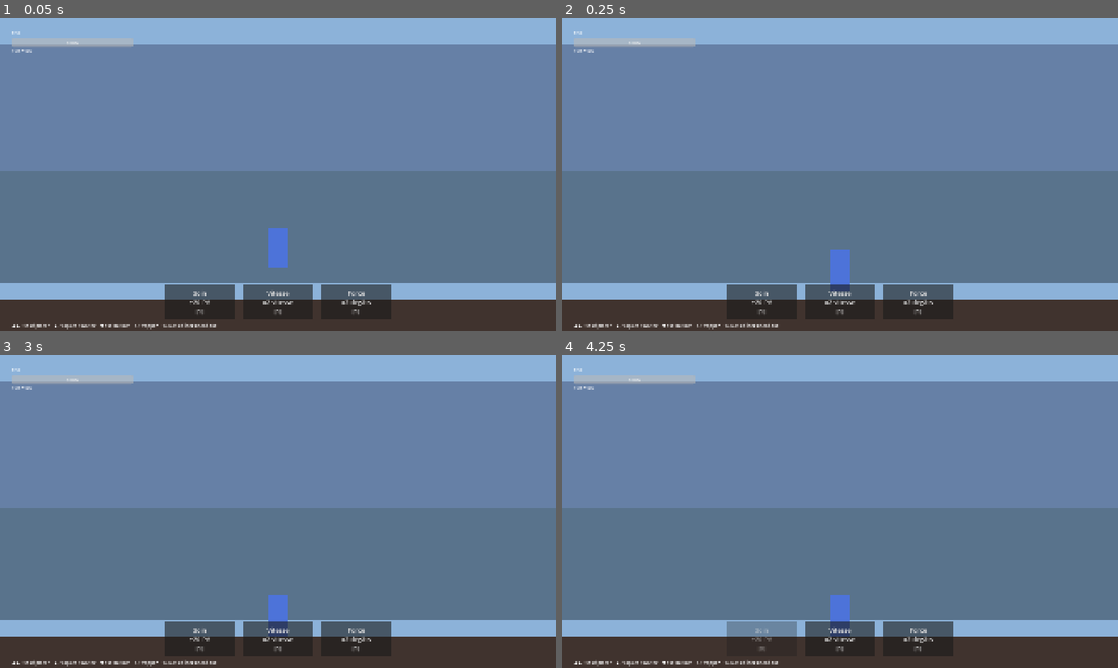
Above: before the commit, frames 1-4 (two rows, left to right).
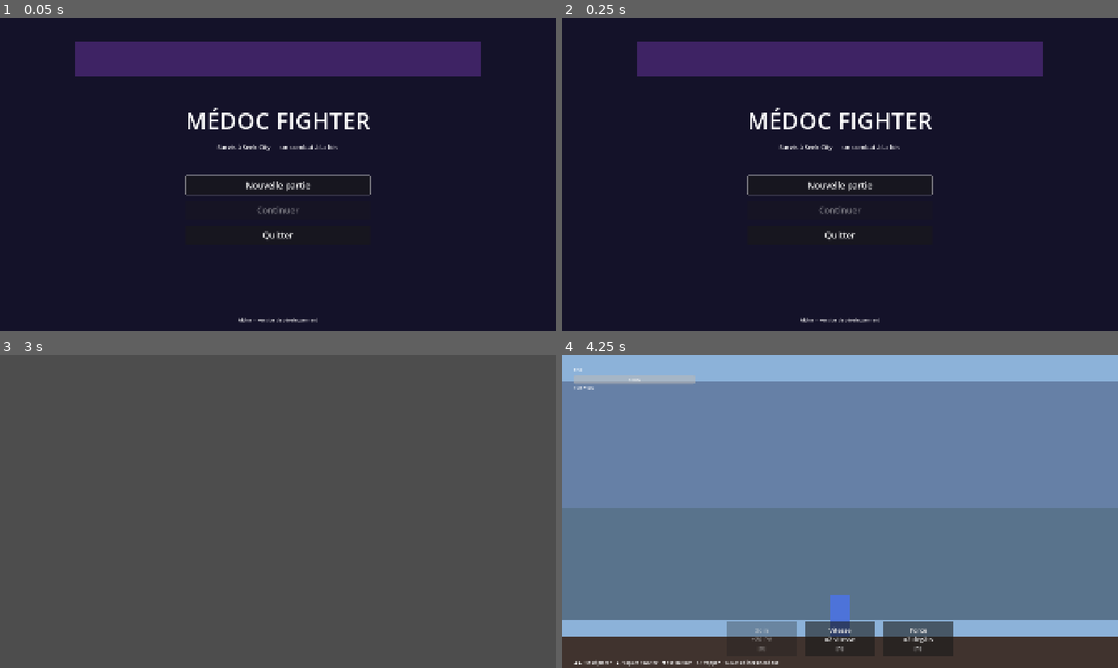
Above: after the commit, the same moments.

Repository: EstebanFlores27/MedocFighterV2
Game: Godot game, scene res://scenes/main_menu.tscn
The game is run twice, just before and just after one commit, with the same random seed, the same clock (stepped at 60 frames per second) and the same inputs. Before the commit the project starts from res://scenes/main.tscn.
Inputs (mouse positions are in pixels of both pictures, inside the frame that each line leads up to):
- Up to frame 1 (0.05 s): no input
- Up to frame 2 (0.25 s): no input
- Up to frame 3 (3 s): click (278, 520) at 0.5 s, where only the run after the commit has a clickable "Nouvelle partie"; click (33, 370) at 1.25 s, where only the run after the commit has a clickable "← Menu"; click (278, 520) at 2 s, where only the run after the commit has a clickable "Nouvelle partie"; click (211, 486) at 2.75 s, where only the run after the commit has a clickable "Entrer"
- Up to frame 4 (4.25 s): click "Soin +20 PV [1]" at 3.5 s

The runs differ from the first frame. In frame 1, 98% of the frame differs, in the area x 0-100%, y 0-100%; in frame 2, 98%; in frame 3, 100%; in frame 4, nothing differs.

Commit message:
M5: main menu, city map, and end-to-end navigation
Adds the shell around the playable level. New entry point is
main_menu.tscn (Nouvelle partie / Continuer / Quitter; Continue stays
disabled until M7 adds save). Nouvelle partie resets GameState
progress and goes to the city map.

City map shows all 4 districts as cards with status (Disponible /
Verrouillé / Libéré). Districts unlock progressively when the previous
one clears (is_district_unlocked / is_district_cleared helpers).
Clicking an available district plays a brief scale tween on the card,
then loads the level scene.

Inside the level, the QUARTIER LIBÉRÉ panel's Continuer now returns
the player to the city map, completing the loop:
menu → map → level → cleared → map.

Removes the obsolete scenes/main.tscn placeholder.

Co-Authored-By: Claude Opus 4.7 <noreply@anthropic.com>

Diff:
--- a/project.godot
+++ b/project.godot
@@ -11,7 +11,7 @@
 [application]
 
 config/name="MedocFighter"
-run/main_scene="res://scenes/main.tscn"
+run/main_scene="res://scenes/main_menu.tscn"
 config/features=PackedStringArray("4.6", "Mobile")
 config/icon="res://icon.svg"
 
--- /dev/null
+++ b/scenes/city_map.tscn
@@ -0,0 +1,211 @@
+[gd_scene load_steps=2 format=3]
+
+[ext_resource type="Script" path="res://scripts/city_map.gd" id="1_map"]
+
+[node name="CityMap" type="Control"]
+layout_mode = 3
+anchors_preset = 15
+anchor_right = 1.0
+anchor_bottom = 1.0
+script = ExtResource("1_map")
+
+[node name="Background" type="ColorRect" parent="."]
+layout_mode = 1
+anchors_preset = 15
+anchor_right = 1.0
+anchor_bottom = 1.0
+color = Color(0.12, 0.14, 0.18, 1)
+
+[node name="TopBar" type="HBoxContainer" parent="."]
+layout_mode = 0
+offset_left = 30.0
+offset_top = 20.0
+offset_right = 1500.0
+offset_bottom = 80.0
+theme_override_constants/separation = 30
+
+[node name="BackBtn" type="Button" parent="TopBar"]
+layout_mode = 2
+custom_minimum_size = Vector2(160, 50)
+theme_override_font_sizes/font_size = 20
+text = "← Menu"
+
+[node name="Title" type="Label" parent="TopBar"]
+layout_mode = 2
+size_flags_horizontal = 3
+size_flags_vertical = 1
+theme_override_font_sizes/font_size = 40
+horizontal_alignment = 1
+vertical_alignment = 1
+text = "SEEK CITY"
+
+[node name="TopBarSpacer" type="Control" parent="TopBar"]
+layout_mode = 2
+custom_minimum_size = Vector2(160, 0)
+
+[node name="CenterContainer" type="CenterContainer" parent="."]
+layout_mode = 1
+anchors_preset = 15
+anchor_right = 1.0
+anchor_bottom = 1.0
+offset_top = 100.0
+offset_bottom = -80.0
+
+[node name="Grid" type="GridContainer" parent="CenterContainer"]
+layout_mode = 2
+columns = 2
+theme_override_constants/h_separation = 28
+theme_override_constants/v_separation = 28
+
+[node name="D1Card" type="PanelContainer" parent="CenterContainer/Grid"]
+custom_minimum_size = Vector2(440, 220)
+layout_mode = 2
+pivot_offset = Vector2(220, 110)
+
+[node name="VBox" type="VBoxContainer" parent="CenterContainer/Grid/D1Card"]
+layout_mode = 2
+theme_override_constants/separation = 8
+
+[node name="Name" type="Label" parent="CenterContainer/Grid/D1Card/VBox"]
+layout_mode = 2
+theme_override_font_sizes/font_size = 28
+horizontal_alignment = 1
+text = "1. Place centrale"
+
+[node name="Description" type="Label" parent="CenterContainer/Grid/D1Card/VBox"]
+layout_mode = 2
+theme_override_font_sizes/font_size = 16
+horizontal_alignment = 1
+text = "Cortexia • Epidermos"
+
+[node name="Status" type="Label" parent="CenterContainer/Grid/D1Card/VBox"]
+layout_mode = 2
+theme_override_font_sizes/font_size = 16
+horizontal_alignment = 1
+text = "Disponible"
+
+[node name="EnterBtn" type="Button" parent="CenterContainer/Grid/D1Card/VBox"]
+layout_mode = 2
+custom_minimum_size = Vector2(0, 50)
+theme_override_font_sizes/font_size = 22
+text = "Entrer"
+
+[node name="D2Card" type="PanelContainer" parent="CenterContainer/Grid"]
+custom_minimum_size = Vector2(440, 220)
+layout_mode = 2
+pivot_offset = Vector2(220, 110)
+modulate = Color(1, 1, 1, 0.7)
+
+[node name="VBox" type="VBoxContainer" parent="CenterContainer/Grid/D2Card"]
+layout_mode = 2
+theme_override_constants/separation = 8
+
+[node name="Name" type="Label" parent="CenterContainer/Grid/D2Card/VBox"]
+layout_mode = 2
+theme_override_font_sizes/font_size = 28
+horizontal_alignment = 1
+text = "2. Centre commercial"
+
+[node name="Description" type="Label" parent="CenterContainer/Grid/D2Card/VBox"]
+layout_mode = 2
+theme_override_font_sizes/font_size = 16
+horizontal_alignment = 1
+text = "Pancréok • Hépatox • Gastrix • Nefronix"
+
+[node name="Status" type="Label" parent="CenterContainer/Grid/D2Card/VBox"]
+layout_mode = 2
+theme_override_font_sizes/font_size = 16
+horizontal_alignment = 1
+text = "Verrouillé"
+
+[node name="EnterBtn" type="Button" parent="CenterContainer/Grid/D2Card/VBox"]
+layout_mode = 2
+custom_minimum_size = Vector2(0, 50)
+theme_override_font_sizes/font_size = 22
+disabled = true
+text = "Verrouillé"
+
+[node name="D3Card" type="PanelContainer" parent="CenterContainer/Grid"]
+custom_minimum_size = Vector2(440, 220)
+layout_mode = 2
+pivot_offset = Vector2(220, 110)
+modulate = Color(1, 1, 1, 0.7)
+
+[node name="VBox" type="VBoxContainer" parent="CenterContainer/Grid/D3Card"]
+layout_mode = 2
+theme_override_constants/separation = 8
+
+[node name="Name" type="Label" parent="CenterContainer/Grid/D3Card/VBox"]
+layout_mode = 2
+theme_override_font_sizes/font_size = 28
+horizontal_alignment = 1
+text = "3. Parc"
+
+[node name="Description" type="Label" parent="CenterContainer/Grid/D3Card/VBox"]
+layout_mode = 2
+theme_override_font_sizes/font_size = 16
+horizontal_alignment = 1
+text = "Kardiox • Pulmos • Ostéox • Articulix"
+
+[node name="Status" type="Label" parent="CenterContainer/Grid/D3Card/VBox"]
+layout_mode = 2
+theme_override_font_sizes/font_size = 16
+horizontal_alignment = 1
+text = "Verrouillé"
+
+[node name="EnterBtn" type="Button" parent="CenterContainer/Grid/D3Card/VBox"]
+layout_mode = 2
+custom_minimum_size = Vector2(0, 50)
+theme_override_font_sizes/font_size = 22
+disabled = true
+text = "Verrouillé"
+
+[node name="D4Card" type="PanelContainer" parent="CenterContainer/Grid"]
+custom_minimum_size = Vector2(440, 220)
+layout_mode = 2
+pivot_offset = Vector2(220, 110)
+modulate = Color(1, 1, 1, 0.7)
+
+[node name="VBox" type="VBoxContainer" parent="CenterContainer/Grid/D4Card"]
+layout_mode = 2
+theme_override_constants/separation = 8
+
+[node name="Name" type="Label" parent="CenterContainer/Grid/D4Card/VBox"]
+layout_mode = 2
+theme_override_font_sizes/font_size = 28
+horizontal_alignment = 1
+text = "4. Hôpital"
+
+[node name="Description" type="Label" parent="CenterContainer/Grid/D4Card/VBox"]
+layout_mode = 2
+theme_override_font_sizes/font_size = 16
+horizontal_alignment = 1
+text = "Boss final"
+
+[node name="Status" type="Label" parent="CenterContainer/Grid/D4Card/VBox"]
+layout_mode = 2
+theme_override_font_sizes/font_size = 16
+horizontal_alignment = 1
+text = "Verrouillé"
+
+[node name="EnterBtn" type="Button" parent="CenterContainer/Grid/D4Card/VBox"]
+layout_mode = 2
+custom_minimum_size = Vector2(0, 50)
+theme_override_font_sizes/font_size = 22
+disabled = true
+text = "Verrouillé"
+
+[node name="HelpText" type="Label" parent="."]
+layout_mode = 1
+anchors_preset = 7
+anchor_left = 0.5
+anchor_top = 1.0
+anchor_right = 0.5
+anchor_bottom = 1.0
+offset_left = -400.0
+offset_top = -50.0
+offset_right = 400.0
+offset_bottom = -20.0
+theme_override_font_sizes/font_size = 16
+horizontal_alignment = 1
+text = "Choisis un quartier disponible pour entrer."
--- a/scenes/main.tscn
+++ /dev/null
@@ -1,7 +0,0 @@
-[gd_scene load_steps=2 format=3]
-
-[ext_resource type="PackedScene" path="res://scenes/level.tscn" id="1_level"]
-
-[node name="Main" type="Node"]
-
-[node name="Level" parent="." instance=ExtResource("1_level")]
--- /dev/null
+++ b/scenes/main_menu.tscn
@@ -0,0 +1,91 @@
+[gd_scene load_steps=2 format=3]
+
+[ext_resource type="Script" path="res://scripts/main_menu.gd" id="1_menu"]
+
+[node name="MainMenu" type="Control"]
+layout_mode = 3
+anchors_preset = 15
+anchor_right = 1.0
+anchor_bottom = 1.0
+script = ExtResource("1_menu")
+
+[node name="Background" type="ColorRect" parent="."]
+layout_mode = 1
+anchors_preset = 15
+anchor_right = 1.0
+anchor_bottom = 1.0
+color = Color(0.08, 0.07, 0.16, 1)
+
+[node name="DomeAccent" type="ColorRect" parent="."]
+layout_mode = 1
+anchors_preset = 7
+anchor_left = 0.5
+anchor_top = 0.0
+anchor_right = 0.5
+anchor_bottom = 0.0
+offset_left = -700.0
+offset_top = 80.0
+offset_right = 700.0
+offset_bottom = 200.0
+color = Color(0.35, 0.18, 0.55, 0.6)
+
+[node name="CenterContainer" type="CenterContainer" parent="."]
+layout_mode = 1
+anchors_preset = 15
+anchor_right = 1.0
+anchor_bottom = 1.0
+
+[node name="VBox" type="VBoxContainer" parent="CenterContainer"]
+custom_minimum_size = Vector2(560, 0)
+layout_mode = 2
+theme_override_constants/separation = 22
+
+[node name="Title" type="Label" parent="CenterContainer/VBox"]
+layout_mode = 2
+theme_override_font_sizes/font_size = 80
+horizontal_alignment = 1
+text = "MÉDOC FIGHTER"
+
+[node name="Subtitle" type="Label" parent="CenterContainer/VBox"]
+layout_mode = 2
+theme_override_font_sizes/font_size = 22
+horizontal_alignment = 1
+text = "Survis à Seek City — un combat à la fois"
+
+[node name="Spacer" type="Control" parent="CenterContainer/VBox"]
+custom_minimum_size = Vector2(0, 40)
+layout_mode = 2
+
+[node name="NewGameBtn" type="Button" parent="CenterContainer/VBox"]
+custom_minimum_size = Vector2(440, 64)
+layout_mode = 2
+theme_override_font_sizes/font_size = 30
+text = "Nouvelle partie"
+
+[node name="ContinueBtn" type="Button" parent="CenterContainer/VBox"]
+custom_minimum_size = Vector2(440, 64)
+layout_mode = 2
+theme_override_font_sizes/font_size = 30
+disabled = true
+text = "Continuer"
+
+[node name="QuitBtn" type="Button" parent="CenterContainer/VBox"]
+custom_minimum_size = Vector2(440, 64)
+layout_mode = 2
+theme_override_font_sizes/font_size = 30
+text = "Quitter"
+
+[node name="Footer" type="Label" parent="."]
+layout_mode = 1
+anchors_preset = 7
+anchor_left = 0.5
+anchor_top = 1.0
+anchor_right = 0.5
+anchor_bottom = 1.0
+offset_left = -300.0
+offset_top = -50.0
+offset_right = 300.0
+offset_bottom = -20.0
+theme_override_font_sizes/font_size = 16
+horizontal_alignment = 1
+text = "Alpha — version de développement"
--- a/scripts/autoload/game_state.gd
+++ b/scripts/autoload/game_state.gd
@@ -33,3 +33,18 @@
 	var target := int(DISTRICT_CHRONIK_COUNT.get(district, 9999))
 	if int(defeated_per_district[district]) >= target:
 		district_cleared.emit(district)
+
+func reset_progress() -> void:
+	current_district = 1
+	defeated_chroniks.clear()
+	defeated_per_district = {1: 0, 2: 0, 3: 0, 4: 0}
+	has_adrenaline = false
+
+func is_district_cleared(d: int) -> bool:
+	var target := int(DISTRICT_CHRONIK_COUNT.get(d, 9999))
+	return int(defeated_per_district.get(d, 0)) >= target
+
+func is_district_unlocked(d: int) -> bool:
+	if d == 1:
+		return true
+	return is_district_cleared(d - 1)
--- /dev/null
+++ b/scripts/city_map.gd
@@ -0,0 +1,65 @@
+extends Control
+
+const DISTRICT_NAMES := {
+	1: "1. Place centrale",
+	2: "2. Centre commercial",
+	3: "3. Parc",
+	4: "4. Hôpital",
+}
+const DISTRICT_DESC := {
+	1: "Cortexia • Epidermos",
+	2: "Pancréok • Hépatox • Gastrix • Nefronix",
+	3: "Kardiox • Pulmos • Ostéox • Articulix",
+	4: "Boss final",
+}
+
+@onready var back_btn: Button = $TopBar/BackBtn
+@onready var cards := {
+	1: $CenterContainer/Grid/D1Card,
+	2: $CenterContainer/Grid/D2Card,
+	3: $CenterContainer/Grid/D3Card,
+	4: $CenterContainer/Grid/D4Card,
+}
+
+func _ready() -> void:
+	back_btn.pressed.connect(_on_back)
+	for d in cards.keys():
+		var card: PanelContainer = cards[d]
+		var name_lbl: Label = card.get_node("VBox/Name")
+		var desc_lbl: Label = card.get_node("VBox/Description")
+		var status_lbl: Label = card.get_node("VBox/Status")
+		var enter_btn: Button = card.get_node("VBox/EnterBtn")
+		name_lbl.text = DISTRICT_NAMES[d]
+		desc_lbl.text = DISTRICT_DESC[d]
+		var status := _district_status(d)
+		status_lbl.text = status
+		var unlocked := GameState.is_district_unlocked(d)
+		var cleared := GameState.is_district_cleared(d)
+		enter_btn.disabled = (not unlocked) or cleared
+		enter_btn.text = "Libéré ✓" if cleared else ("Entrer" if unlocked else "Verrouillé")
+		enter_btn.pressed.connect(_on_district.bind(d))
+
+func _district_status(d: int) -> String:
+	if GameState.is_district_cleared(d):
+		var target := int(GameState.DISTRICT_CHRONIK_COUNT.get(d, 0))
+		return "Libéré ✓ (%d/%d)" % [target, target]
+	if GameState.is_district_unlocked(d):
+		var defeated := int(GameState.defeated_per_district.get(d, 0))
+		var target := int(GameState.DISTRICT_CHRONIK_COUNT.get(d, 0))
+		return "Disponible — %d/%d Chroniks" % [defeated, target]
+	return "Verrouillé"
+
+func _on_back() -> void:
+	get_tree().change_scene_to_file("res://scenes/main_menu.tscn")
+
+func _on_district(d: int) -> void:
+	if not GameState.is_district_unlocked(d) or GameState.is_district_cleared(d):
+		return
+	GameState.current_district = d
+	var card: PanelContainer = cards[d]
+	var tween := create_tween().set_parallel(true)
+	tween.tween_property(card, "modulate", Color(1.4, 1.4, 1.4, 1.0), 0.18)
+	tween.tween_property(card, "scale", Vector2(1.08, 1.08), 0.18)
+	tween.chain().tween_callback(func() -> void:
+		get_tree().change_scene_to_file("res://scenes/level.tscn")
+	)
--- a/scripts/combat_hud.gd
+++ b/scripts/combat_hud.gd
@@ -31,6 +31,7 @@
 
 var _last_charges: Dictionary = {"soin": 1, "vitesse": 1, "force": 1}
 var _pending_district_cleared: int = 0
+var _showing_district_panel: bool = false
 
 func _ready() -> void:
 	chronik_panel.visible = false
@@ -89,6 +90,12 @@
 	if _pending_district_cleared > 0:
 		_show_district_cleared_panel(_pending_district_cleared)
 		_pending_district_cleared = 0
+		_showing_district_panel = true
+		return
+	if _showing_district_panel:
+		_showing_district_panel = false
+		victory_panel.visible = false
+		get_tree().change_scene_to_file("res://scenes/city_map.tscn")
 		return
 	victory_panel.visible = false
 	GameState.combat_resolved.emit()
--- /dev/null
+++ b/scripts/main_menu.gd
@@ -0,0 +1,18 @@
+extends Control
+
+@onready var new_game_btn: Button = $CenterContainer/VBox/NewGameBtn
+@onready var continue_btn: Button = $CenterContainer/VBox/ContinueBtn
+@onready var quit_btn: Button = $CenterContainer/VBox/QuitBtn
+
+func _ready() -> void:
+	new_game_btn.pressed.connect(_on_new_game)
+	quit_btn.pressed.connect(_on_quit)
+	continue_btn.disabled = true
+	new_game_btn.grab_focus()
+
+func _on_new_game() -> void:
+	GameState.reset_progress()
+	get_tree().change_scene_to_file("res://scenes/city_map.tscn")
+
+func _on_quit() -> void:
+	get_tree().quit()
